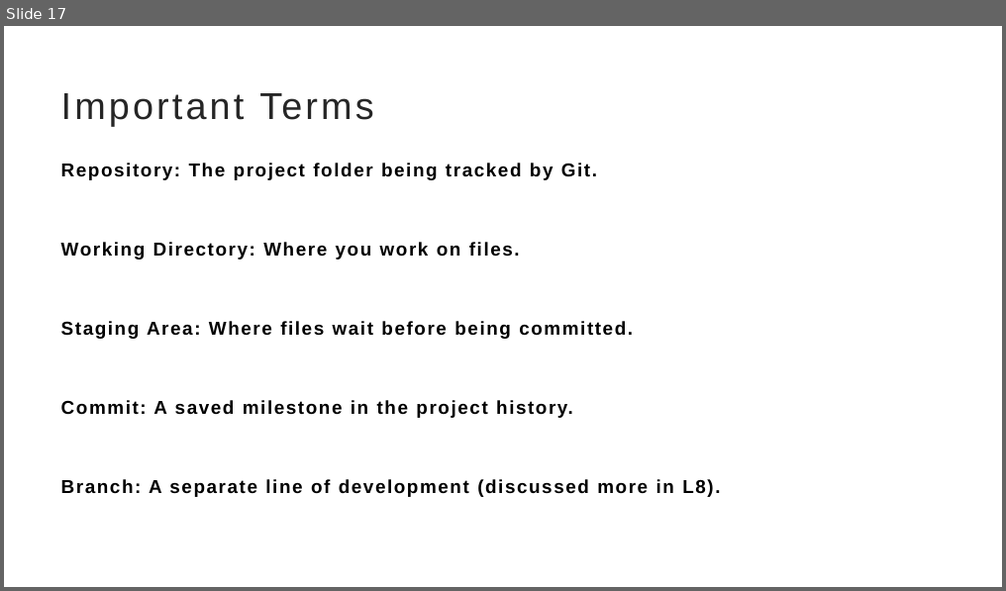
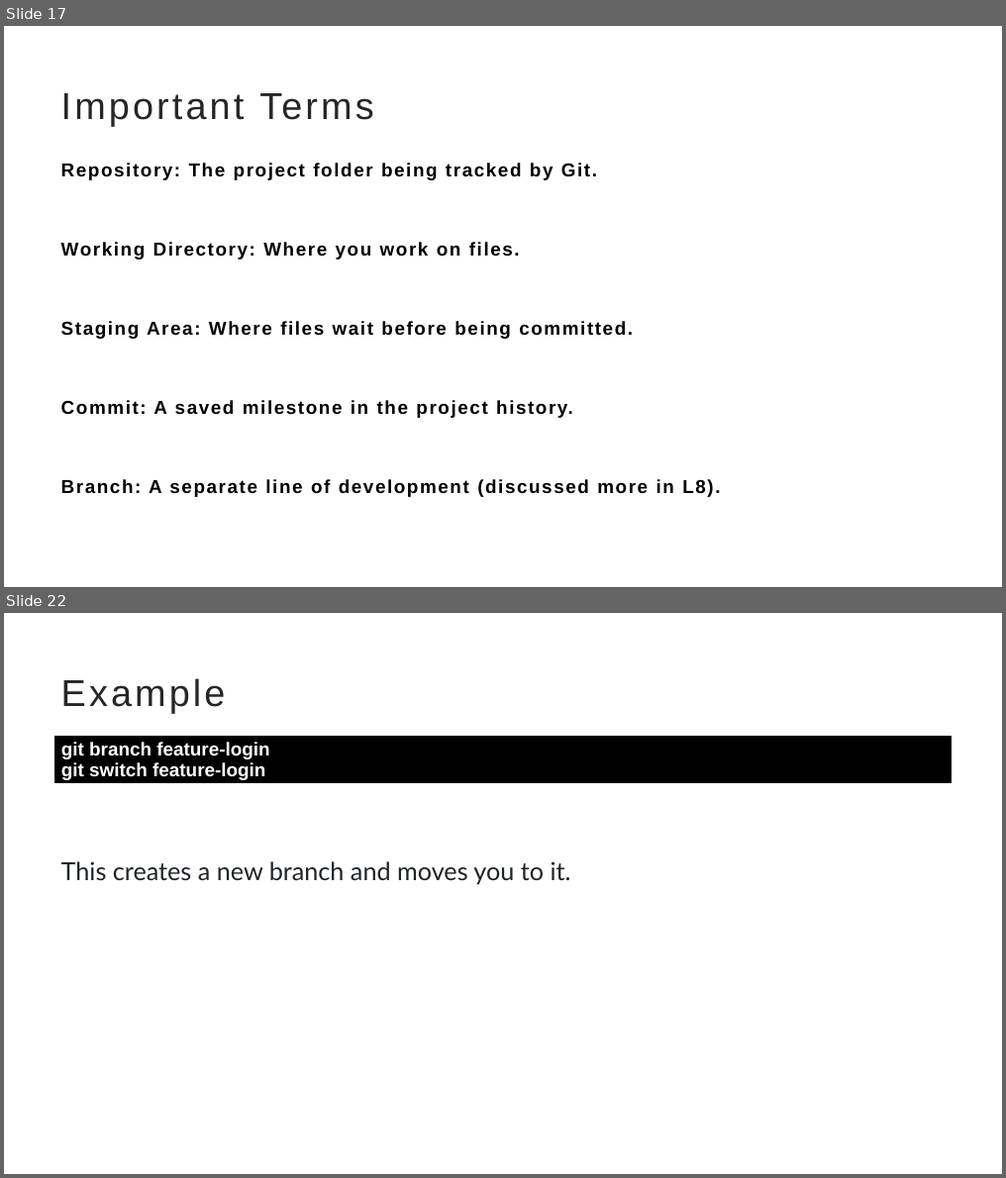
Before and after one commit to TahirMahmoodKamboh/git, a slide deck: Git-Lec-1-Lec2.pptx. Shown one above the other, each under a label of ours: slide 17 before the commit, slides 17 and 22 after it; the slides between them are not shown. The pictures are 1006x591 and 1006x1178 pixels, drawn with LibreOffice and Linux fonts; fonts in the diff are those of the drawing. Boxes give left, top, right and bottom in pixels: in the first picture for what was removed or moved away, otherwise in the second. Text is boxed around its words. In the diff, an @@ line names an element or a change of style, - is before the commit and + after.

```diff
--- a/Git-Lec-1-Lec2.pptx
+++ b/Git-Lec-1-Lec2.pptx
@@ slide 22 added at (4,613,1002,1174), background #FFFFFF @@
@@ title added at (61,678,226,713), 36 pt, text #262626 @@
+Example
@@ table added at (54,735,952,784), 1 rows, 1 columns @@
+git branch feature-login / git switch feature-login
@@ text added at (61,861,571,885), 24 pt, text #1F2328 @@
+This creates a new branch and moves you to it.
```
Also in this commit, not shown: 21 other slides added, 4 other files.
